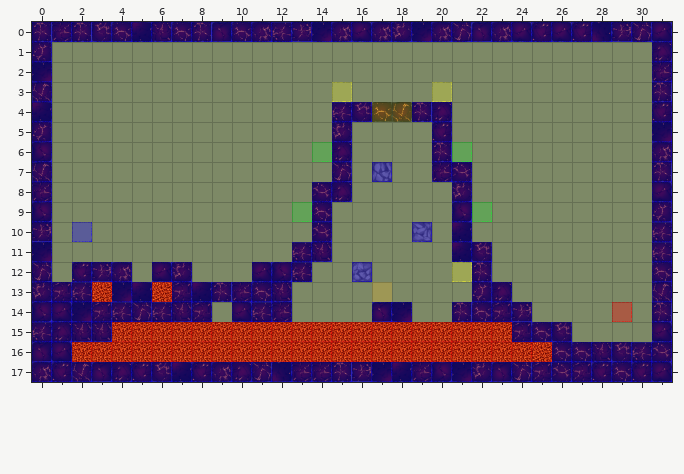
Two states of a Tiled map, Spellington/src/res/map/mapDungeon22.tmx. Above is the file before it was changed.
Cells are 50x50 px. Shown: x 0..31, y 0..17.
After the commit:
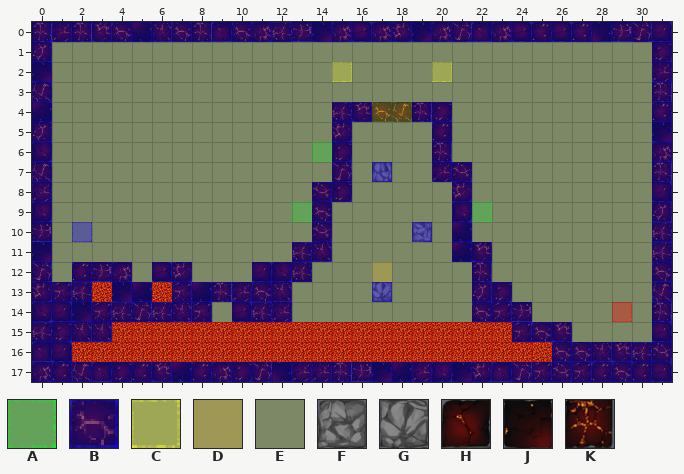
Key: from "collisionTile": A 1, B 3, C 4, D 7, E 11; from "dungeonTile.png": F 16, G 17, H 36, J 37, K 54.
_ is an empty cell, . an unchanged one.
See-through tiles are keyed as they look on the map.
Diff:
--- layer "terrain"
@@ x 16..21 @@
-12 F.....
-13 ._....
-14 .HJ..K
+12 _.....
+13 .G....
+14 .__.._
--- layer "collision"
@@ x 16..21 @@
-12 B.....
-13 .E....
-14 .BB..B
+12 E.....
+13 .B....
+14 .EE..E
--- layer "event"
@@ x 15..20 @@
- 2 _...._
- 3 C....C
+ 2 C....C
+ 3 _...._
@@ x 21..21 @@
- 6 A
+ 6 _
@@ x 17..21 @@
-12 _...C
-13 D....
+12 D..._
+13 _....
Changed places in both pictures, as pixel boxes (x1, y1, x2, y2):
changed: (332, 62, 352, 102)
changed: (432, 62, 452, 102)
removed: (452, 142, 472, 162)
changed: (352, 262, 412, 322)
removed: (452, 262, 472, 282)
changed: (452, 302, 472, 322)
